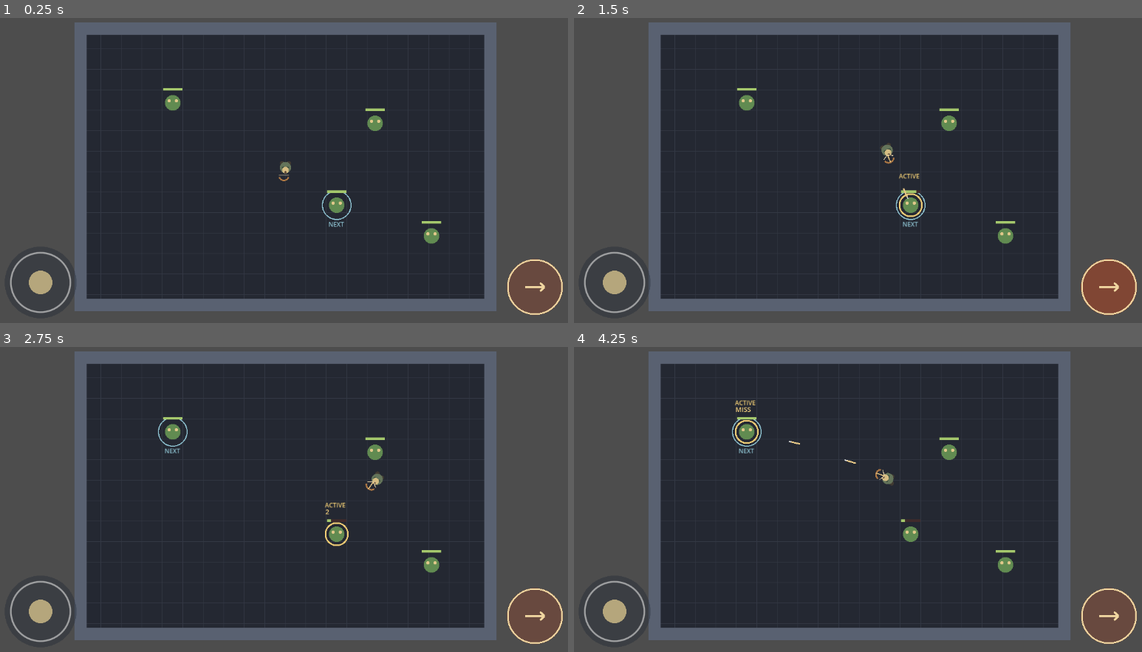
Above: before the commit, frames 1-4 (two rows, left to right).
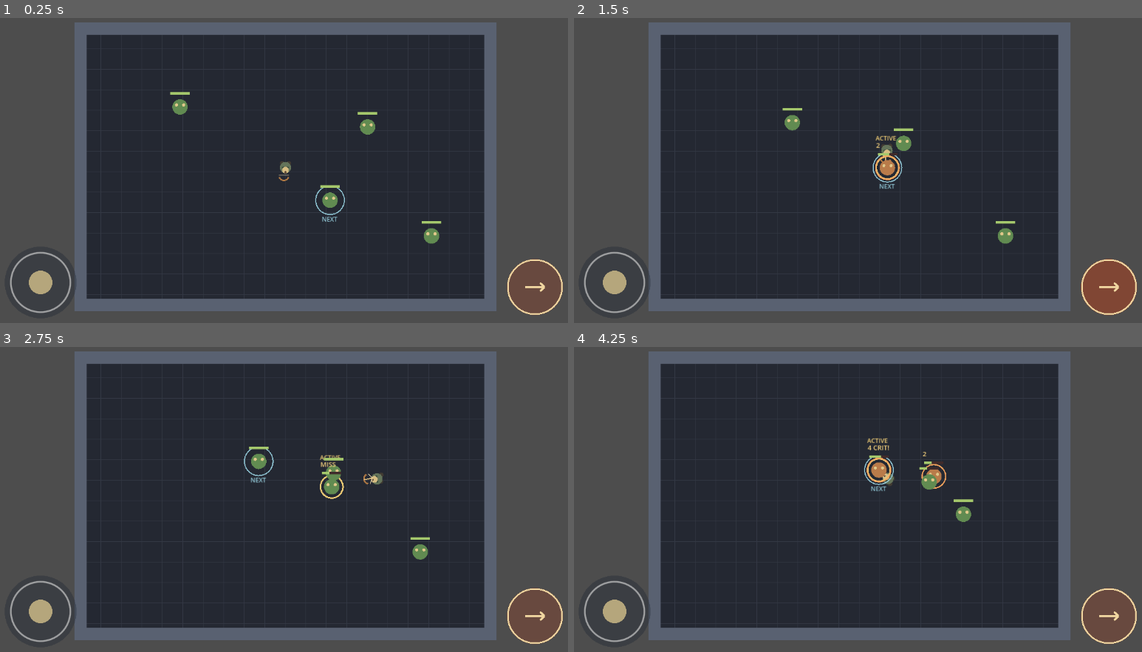
Above: after the commit, the same moments.

Repository: Jonty303/Project-Gauntlands
Game: Godot game, scene res://scenes/main.tscn
Same seed, same stepped clock (60 frames per second), same inputs: the game is played once before the commit and once after it.
Inputs (mouse positions are in pixels of both pictures, inside the frame that each line leads up to):
- Up to frame 1 (0.25 s): no input
- Up to frame 2 (1.5 s): drag from (613, 283) to (920, 94) at 0.52 s; drag from (1107, 286) to (829, 234) at 1.27 s
- Up to frame 3 (2.75 s): move the mouse to (346, 423) at 2.02 s; hold D (move_right) from 2.03 s (still down); hold Space (attack) from 2.03 s (still down); tap E (target_next) at 2.1 s
- Up to frame 4 (4.25 s): release D (move_right) at 2.75 s; release Space (attack) at 2.75 s; drag from (829, 563) to (681, 444) at 2.77 s; move the mouse to (1034, 545) at 3.52 s; hold A (move_left) from 3.53 s (still down); hold Space (attack) from 3.53 s (still down)

The runs differ from the first frame. In frame 1, 0.8% of the frame differs, in the area x 28-68%, y 23-69%; in frame 2, 1.3%; in frame 3, 1.6%; in frame 4, 1.7%, in the area x 27-78%, y 17-75%.

Commit message:
Add pursuing goblins with telegraphed melee attacks

Diff:
--- a/scripts/goblin.gd
+++ b/scripts/goblin.gd
@@ -1,20 +1,48 @@
 extends Node2D
-## Stationary training goblin with prototype RPG feedback.
+## Pursuing goblin with a readable wind-up before melee strikes.
 const CombatResolver = preload("res://scripts/combat_resolver.gd")
 const MAX_HEALTH := 10
+const DETECTION_RANGE := 260.0
+const MELEE_RANGE := 35.0
+const MOVE_SPEED := 65.0
+const WINDUP_TIME := 0.55
+const ATTACK_COOLDOWN := 1.25
 var health: int = MAX_HEALTH
 var alive: bool = true
 var combat_text: String = ""
 var combat_text_time: float = 0.0
+var attack_timer: float = 0.0
+var windup_timer: float = 0.0
+var winding_up: bool = false
+var player: Node2D
 
 func _ready() -> void:
     add_to_group("enemies")
+    player = get_parent().get_node_or_null("Player") as Node2D
     queue_redraw()
 
-func _process(delta: float) -> void:
+func _physics_process(delta: float) -> void:
     if combat_text_time > 0.0:
-        combat_text_time -= delta
+        combat_text_time = maxf(0.0, combat_text_time - delta)
+    if not alive or not is_instance_valid(player):
         queue_redraw()
+        return
+    attack_timer = maxf(0.0, attack_timer - delta)
+    var distance := global_position.distance_to(player.global_position)
+    if winding_up:
+        windup_timer -= delta
+        if windup_timer <= 0.0:
+            winding_up = false
+            attack_timer = ATTACK_COOLDOWN
+            if distance <= MELEE_RANGE + 10.0 and player.has_method("take_damage"):
+                player.take_damage(1)
+    elif distance <= MELEE_RANGE and attack_timer <= 0.0:
+        winding_up = true
+        windup_timer = WINDUP_TIME
+    elif distance > MELEE_RANGE and distance <= DETECTION_RANGE:
+        var direction := global_position.direction_to(player.global_position)
+        global_position += direction * minf(MOVE_SPEED * delta, distance - MELEE_RANGE)
+    queue_redraw()
 
 func take_hit() -> void:
     if not alive:
@@ -26,6 +54,7 @@
     health -= damage
     if health <= 0:
         alive = false
+        winding_up = false
         remove_from_group("enemies")
         queue_redraw()
         await get_tree().create_timer(2.0).timeout
@@ -38,10 +67,12 @@
 
 func _draw() -> void:
     if alive:
-        draw_circle(Vector2.ZERO, 15.0, Color("#618b51"))
+        draw_circle(Vector2.ZERO, 15.0, Color("#b97b4a") if winding_up else Color("#618b51"))
         draw_circle(Vector2(-7, -4), 3.0, Color("#e0c88a"))
         draw_circle(Vector2(7, -4), 3.0, Color("#e0c88a"))
         draw_rect(Rect2(-19, -29, 38, 5), Color("#402b2b"))
         draw_rect(Rect2(-19, -29, 38.0 * health / MAX_HEALTH, 5), Color("#a5c86c"))
+        if winding_up:
+            draw_arc(Vector2.ZERO, 23.0, 0.0, TAU, 24, Color("#f4a35d"), 2.5)
     if combat_text_time > 0.0:
         draw_string(ThemeDB.fallback_font, Vector2(-22, -39), combat_text, HORIZONTAL_ALIGNMENT_LEFT, -1, 13, Color("#f4d17d"))
